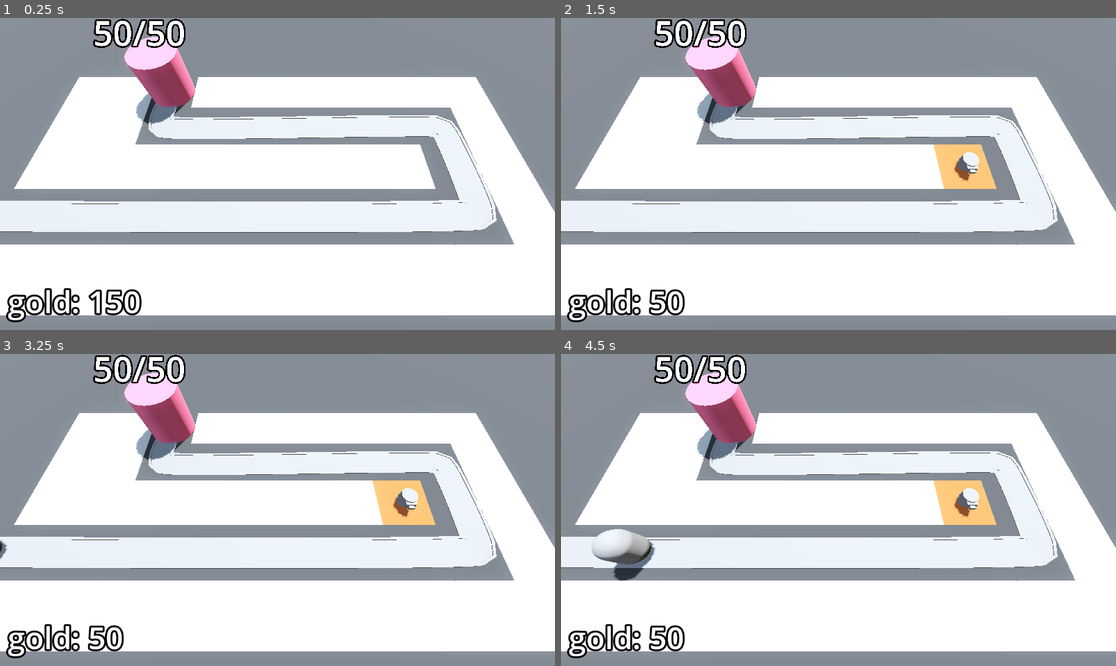
Above: before the commit, frames 1-4 (two rows, left to right).
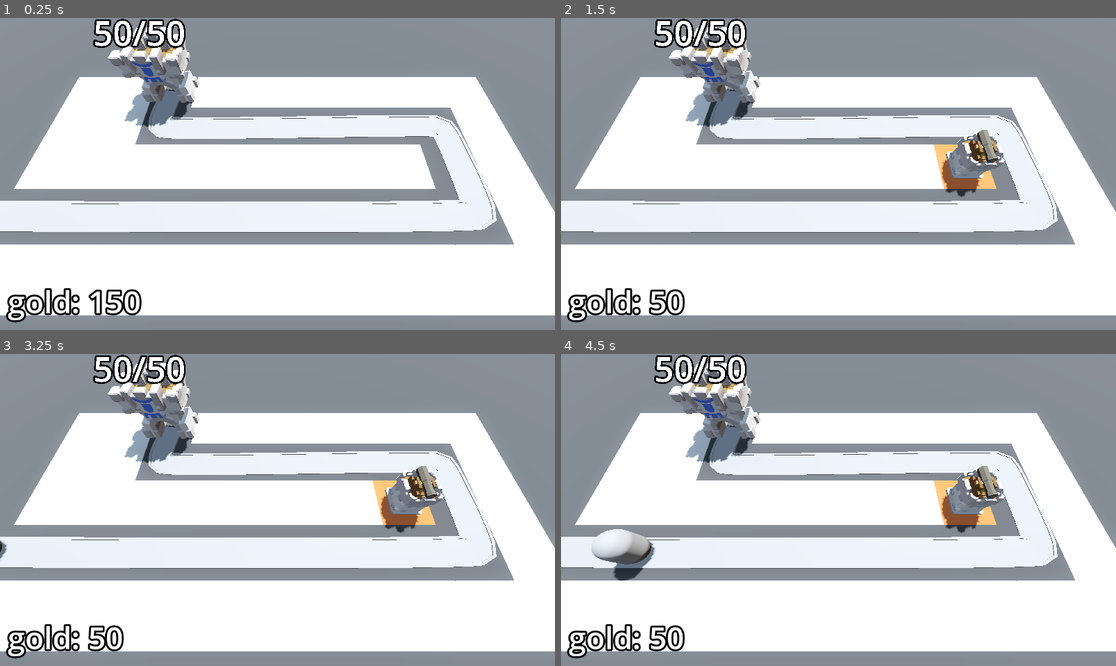
Above: after the commit, the same moments.

Repository: ivdobry/barbarianTD
Game: Godot game, scene res://scenes/base_level.tscn
Two runs of this game, one before a commit and one after it. Both use one fixed random seed, a clock stepped at 60 frames per second and the inputs below.
Inputs (mouse positions are in pixels of both pictures, inside the frame that each line leads up to):
- Up to frame 1 (0.25 s): no input
- Up to frame 2 (1.5 s): tap Enter at 0.5 s; move the mouse to (960, 158) at 0.52 s; press the mouse at (960, 158) at 0.53 s; tap Space at 1.25 s; move the mouse to (727, 189) at 1.27 s; release the mouse at (727, 189) at 1.28 s; click (727, 189) at 1.35 s
- Up to frame 3 (3.25 s): tap Enter at 2 s; move the mouse to (333, 441) at 2.02 s; press the mouse at (333, 441) at 2.03 s; tap Space at 2.75 s; move the mouse to (249, 572) at 2.77 s; release the mouse at (249, 572) at 2.78 s; click (249, 572) at 2.85 s
- Up to frame 4 (4.5 s): move the mouse to (1005, 556) at 3.52 s; press the mouse at (1005, 556) at 3.53 s; move the mouse to (672, 463) at 4.27 s; release the mouse at (672, 463) at 4.28 s; click (672, 463) at 4.35 s

The runs differ from the first frame. In frame 1, 2.6% of the frame differs, in the area x 19-36%, y 2-35%; in frame 2, 3.9%, in the area x 19-80%, y 2-58%; in frame 3, 3.9%; in frame 4, 3.9%.

Commit message:
Add tourret models.

Diff:
--- a/scenes/base/base.tscn
+++ b/scenes/base/base.tscn
@@ -1,19 +1,10 @@
 [gd_scene load_steps=3 format=3 uid="uid://cg0un1v8vp4ep"]
 
 [ext_resource type="Script" uid="uid://t3oixl7r167c" path="res://scenes/base/base.gd" id="1_yoymw"]
-
-[sub_resource type="StandardMaterial3D" id="StandardMaterial3D_e7pcx"]
-albedo_color = Color(0.9722006, 0.44084123, 0.5773652, 1)
+[ext_resource type="PackedScene" uid="uid://cxsvw8lah040j" path="res://assets/Base.glb" id="2_ccqok"]
 
 [node name="Base" type="Node3D" groups=["base"]]
 script = ExtResource("1_yoymw")
-
-[node name="CSGCylinder3D" type="CSGCylinder3D" parent="."]
-transform = Transform3D(1, 0, 0, 0, 1, 0, 0, 0, 1, 0, 2, 0)
-radius = 2.0
-height = 4.0
-sides = 32
-material = SubResource("StandardMaterial3D_e7pcx")
 
 [node name="Label3D" type="Label3D" parent="."]
 transform = Transform3D(1, 0, 0, 0, 1, 0, 0, 0, 1, 0, 5.5, 0)
@@ -21,3 +12,5 @@
 text = "5/5"
 font_size = 500
 outline_size = 100
+
+[node name="Base" parent="." instance=ExtResource("2_ccqok")]
--- a/scenes/turret/turret.gd
+++ b/scenes/turret/turret.gd
@@ -3,8 +3,10 @@
 @export var projectile: PackedScene
 @export var turret_range := 10.0
 
-@onready var turret_top: MeshInstance3D = $TurretBase/TurretTop
+@onready var turret_top: Node3D = $TurretBase/TurretTop
 @onready var animation_player: AnimationPlayer = $AnimationPlayer
+@onready var cannon: Node3D = $TurretBase/TurretTop/Cannon
+@onready var turret_base: Node3D = $TurretBase
 
 var enemy_path: Path3D
 var target: PathFollow3D
@@ -12,7 +14,7 @@
 func _physics_process(_delta: float) -> void:
 	target = _find_best_target()
 	if target:
-		look_at(target.global_position, Vector3.UP, true)
+		turret_base.look_at(target.global_position, Vector3.UP, true)
 
 func _on_timer_timeout() -> void:
 	if !target:
@@ -20,8 +22,8 @@
 
 	var shot = projectile.instantiate()
 	add_child(shot)
-	shot.global_position = turret_top.global_position
-	shot.direction = global_transform.basis.z
+	shot.global_position = cannon.global_position
+	shot.direction = turret_base.global_transform.basis.z
 	animation_player.play("Fire")
 
 func _find_best_target() -> PathFollow3D:
--- a/scenes/turret/turret.tscn
+++ b/scenes/turret/turret.tscn
@@ -1,21 +1,9 @@
-[gd_scene load_steps=10 format=3 uid="uid://sgdja3wa56la"]
+[gd_scene load_steps=8 format=3 uid="uid://sgdja3wa56la"]
 
 [ext_resource type="Script" uid="uid://dinnsg7vqpa0n" path="res://scenes/turret/turret.gd" id="1_i6dxt"]
 [ext_resource type="PackedScene" uid="uid://ctuljos7s12gd" path="res://scenes/turret/projectile.tscn" id="2_rmqmx"]
-
-[sub_resource type="CylinderMesh" id="CylinderMesh_f8wgh"]
-height = 1.0
-
-[sub_resource type="CylinderMesh" id="CylinderMesh_i6dxt"]
-top_radius = 0.6
-bottom_radius = 0.6
-height = 0.6
-
-[sub_resource type="BoxMesh" id="BoxMesh_f8wgh"]
-size = Vector3(0.8, 0.4, 0.4)
-
-[sub_resource type="BoxMesh" id="BoxMesh_i6dxt"]
-size = Vector3(0.4, 0.2, 0.5)
+[ext_resource type="PackedScene" uid="uid://cgvtq6wh56wxf" path="res://assets/Cannon.glb" id="3_m8ak0"]
+[ext_resource type="PackedScene" uid="uid://cede7gcnpxdry" path="res://assets/TurretBase.glb" id="4_ynqyc"]
 
 [sub_resource type="Animation" id="Animation_rmqmx"]
 resource_name = "Fire"
@@ -58,22 +46,14 @@
 script = ExtResource("1_i6dxt")
 projectile = ExtResource("2_rmqmx")
 
-[node name="TurretBase" type="MeshInstance3D" parent="."]
+[node name="TurretBase" type="Node3D" parent="."]
 transform = Transform3D(1, 0, 0, 0, 1, 0, 0, 0, 1, 0, 0.5, 0)
-mesh = SubResource("CylinderMesh_f8wgh")
 
-[node name="TurretTop" type="MeshInstance3D" parent="TurretBase"]
+[node name="TurretTop" type="Node3D" parent="TurretBase"]
 transform = Transform3D(1, 0, 0, 0, 1, 0, 0, 0, 1, 0, 0.3, 0)
-mesh = SubResource("CylinderMesh_i6dxt")
-skeleton = NodePath("../..")
 
-[node name="Visor" type="MeshInstance3D" parent="TurretBase/TurretTop"]
-transform = Transform3D(1, 0, 0, 0, 1, 0, 0, 0, 1, 0, 0, 0.5714745)
-mesh = SubResource("BoxMesh_f8wgh")
-
-[node name="Barrel" type="MeshInstance3D" parent="TurretBase/TurretTop/Visor"]
-transform = Transform3D(1, 0, 0, 0, 1, 0, 0, 0, 1, 0, 0, 0.2165209)
-mesh = SubResource("BoxMesh_i6dxt")
+[node name="Cannon" parent="TurretBase/TurretTop" instance=ExtResource("3_m8ak0")]
+transform = Transform3D(1, 0, 0, 0, 1, 0, 0, 0, 1, 0, 1.3, 0)
 
 [node name="Timer" type="Timer" parent="."]
 autostart = true
@@ -83,4 +63,6 @@
 &"": SubResource("AnimationLibrary_m8ak0")
 }
 
+[node name="TurretBase2" parent="." instance=ExtResource("4_ynqyc")]
+
 [connection signal="timeout" from="Timer" to="." method="_on_timer_timeout"]
